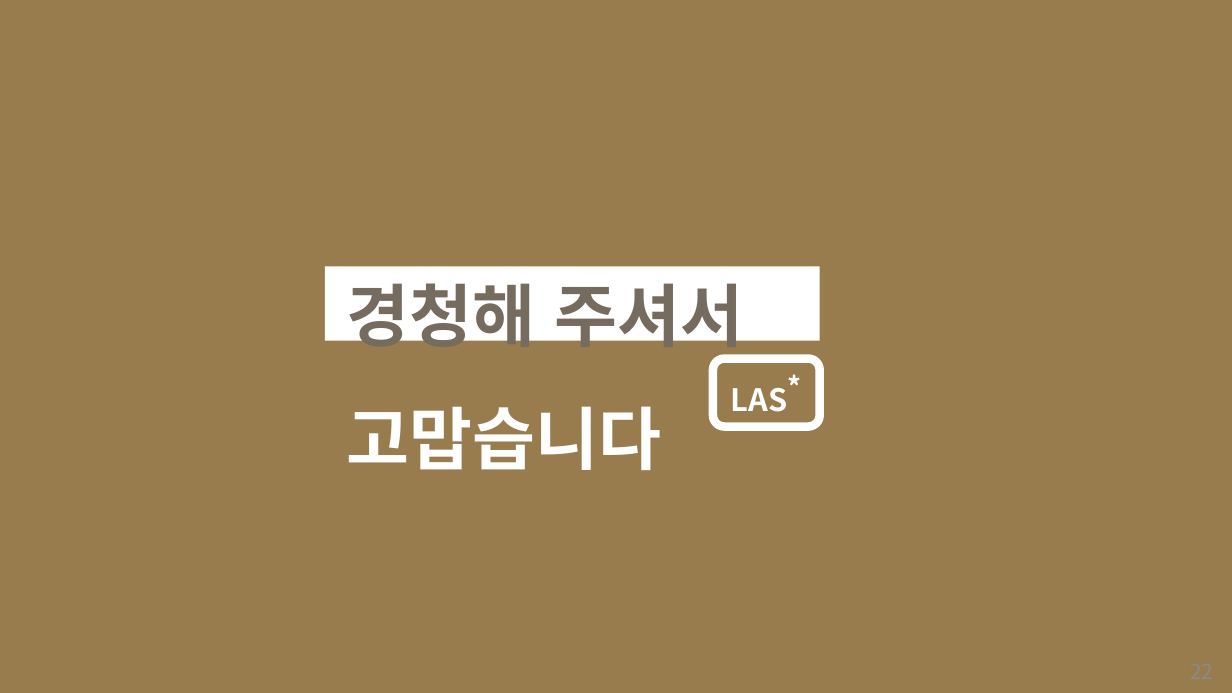
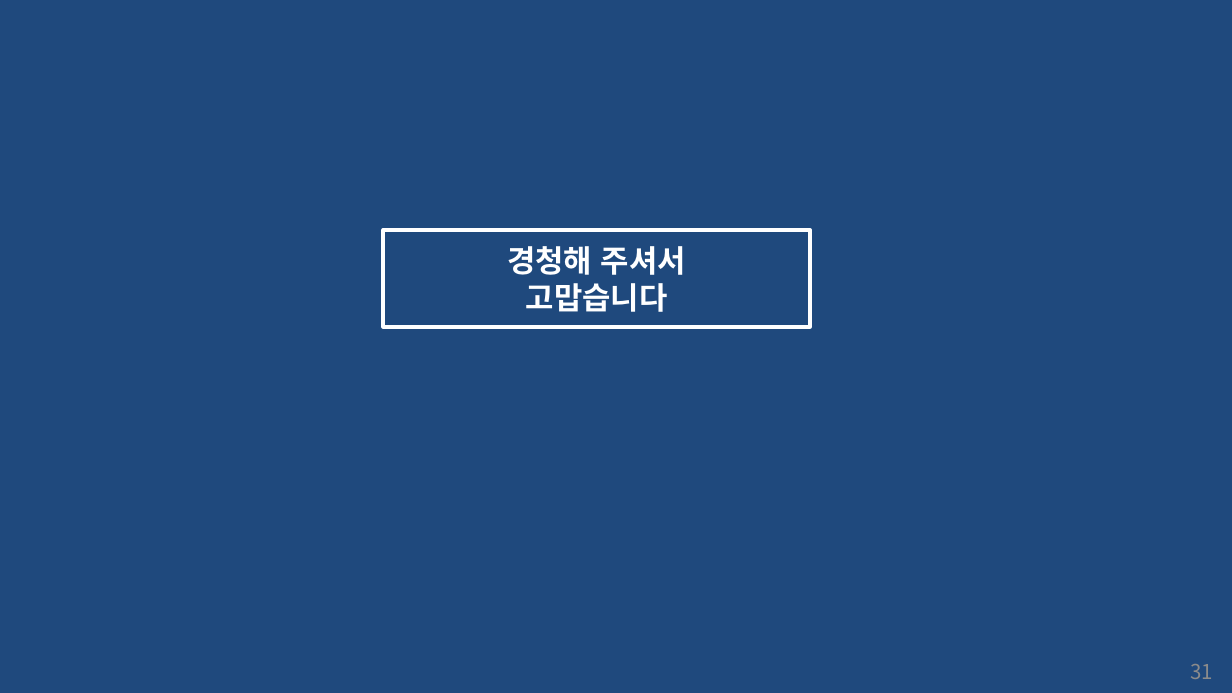
Before and after one commit to haryoung1/1st-dentalproject, a slide deck: slide 31 of 0317_치카치카치과.pptx (slide 22 before the commit). Drawn at 1232x693 pixels with LibreOffice and Linux fonts; fonts in the diff are those of the drawing. Boxes give left, top, right and bottom in pixels: in the first picture for what was removed or moved away, otherwise in the second. Text is boxed around its words. In the diff, an @@ line names an element or a change of style, - is before the commit and + after.

```diff
--- a/0317_치카치카치과.pptx
+++ b/0317_치카치카치과.pptx
@@ rectangle at <box>0,0,1232,692</box>: fill #987C4D to #1F497D @@
@@ rectangle "경청해 주셔서": place and size @@
-rectangle "경청해 주셔서" at <box>347,271,744,470</box>
+rectangle "경청해 주셔서" at <box>383,230,809,328</box>
@@ rectangle "경청해 주셔서" at <box>383,230,809,328</box>: size 40 to 18 pt, font Arial to Noto Sans CJK KR; text colour #756B5F to #FFFFFF in "경청해 주셔서"; alignment left to centre; line spacing 1.5 to 1; vertical alignment top to middle; fill none to #1F497D; outline none to #FFFFFF 2 pt @@
@@ rectangle removed at <box>325,266,821,340</box> @@
@@ rounded rectangle removed at <box>713,359,821,426</box> @@
-LAS*
@@ page number added at <box>1191,664,1214,679</box>, 12 pt, text #8C8C8C @@
+31
```
Also in this commit, not shown: 12 other slides changed, 11 slides added, 2 slides removed, 7 other files.
